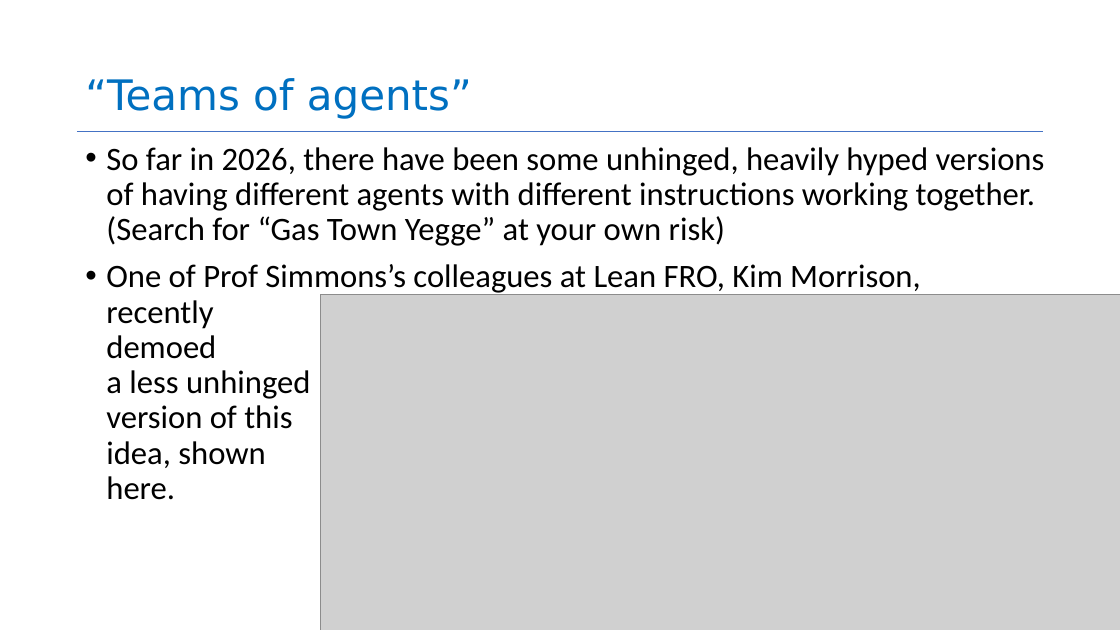
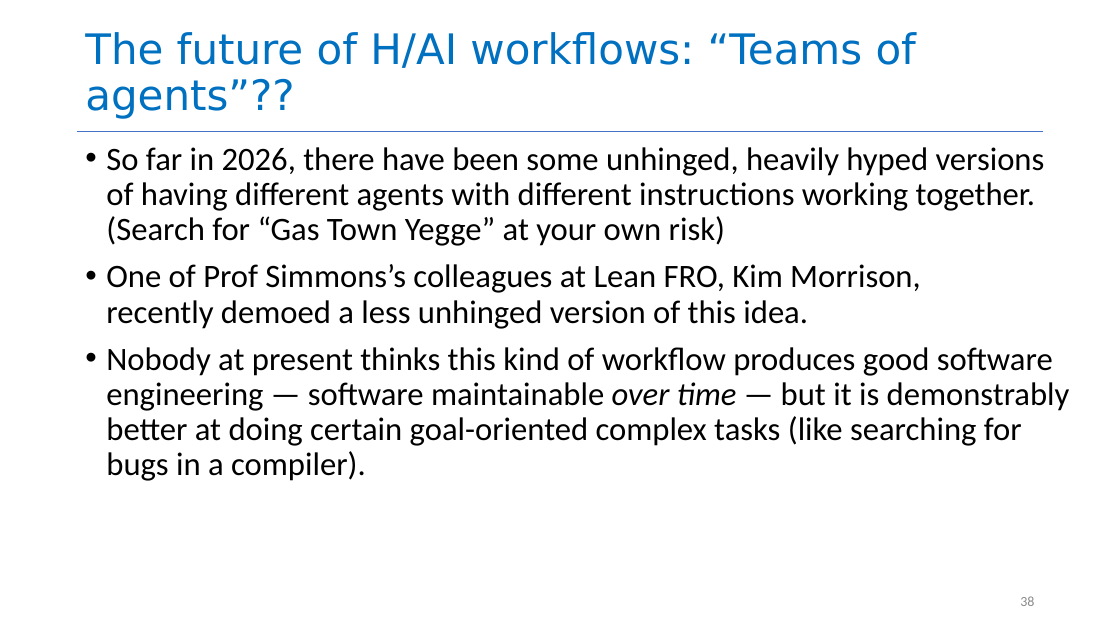
Before and after one commit to neu-se/CS4530-Spring-2026, a slide deck: slide 38 of Slides/Module 16 Using AI Agents.pptx (slide 44 before the commit). Drawn at 1120x630 pixels with LibreOffice and Linux fonts; fonts in the diff are those of the drawing; grey boxes stand for pictures. Boxes give left, top, right and bottom in pixels: in the first picture for what was removed or moved away, otherwise in the second. Text is boxed around its words. In the diff, an @@ line names an element or a change of style, - is before the commit and + after.

```diff
--- a/Slides/Module 16 Using AI Agents.pptx
+++ b/Slides/Module 16 Using AI Agents.pptx
@@ title at [85, 32, 916, 119]: text changed @@
-“Teams of agents”
+The future of H/AI workflows: “Teams of agents”??
@@ text at [106, 264, 1070, 481]: text changed @@
-• One of Prof Simmons’s colleagues at Lean FRO, Kim Morrison,
-  recently
-  demoed
-  a less unhinged
-  version of this
-  idea, shown
-  here.
+• One of Prof Simmons’s colleagues at Lean FRO, Kim Morrison,
+  recently demoed a less unhinged version of this idea.
+• Nobody at present thinks this kind of workflow produces good software engineering — software maintainable over time — but it is demonstrably better at doing certain goal-oriented complex tasks (like searching for bugs in a compiler).
@@ picture removed at [320, 294, 1120, 630] @@
@@ page number added at [1020, 596, 1034, 606], 12 pt, text #8C8C8C @@
+38
```
Also in this commit, not shown: 28 other slides changed, 7 slides added, 14 slides removed, 1 other file.
